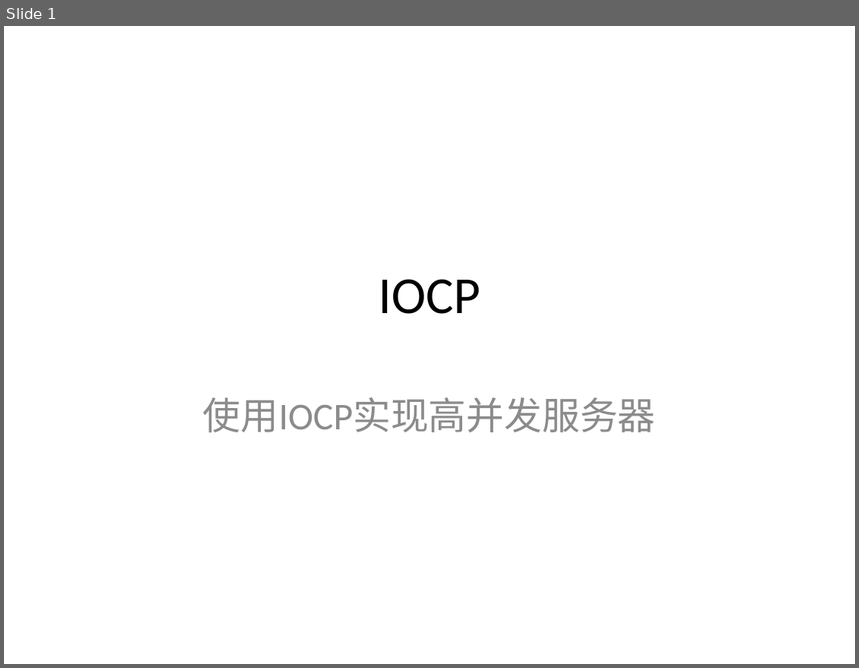
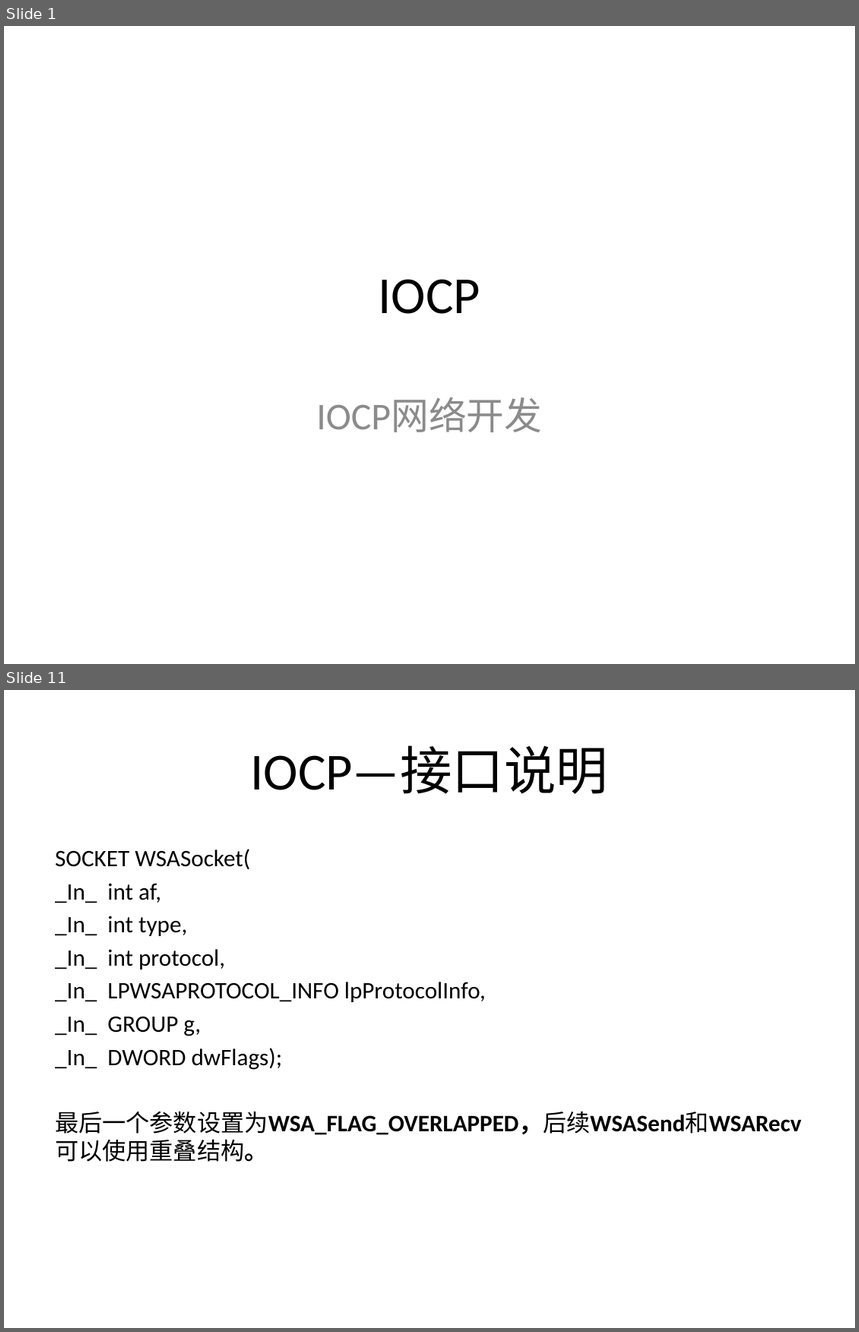
Before and after one commit to dxjeric/CompletionPort, a slide deck: Doc/IOCP.pptx. Shown one above the other, each under a label of ours: slide 1 before the commit, slides 1 and 11 after it; the slides between them are not shown. The pictures are 859x668 and 859x1332 pixels, drawn with LibreOffice and Linux fonts; fonts in the diff are those of the drawing; background and template pictures are left out. Boxes give left, top, right and bottom in pixels: in the first picture for what was removed or moved away, otherwise in the second. Text is boxed around its words. In the diff, an @@ line names an element or a change of style, - is before the commit and + after.

```diff
--- a/Doc/IOCP.pptx
+++ b/Doc/IOCP.pptx
@@ slide 11 added at [4,690,855,1328], background picture (left out) @@
@@ title added at [251,746,608,794], 44 pt, text #000000 @@
+IOCP—接口说明
@@ text added at [55,849,802,1162], 20 pt, text #000000 @@
+SOCKET WSASocket(
+_In_ int af,
+_In_ int type,
+_In_ int protocol,
+_In_ LPWSAPROTOCOL_INFO lpProtocolInfo,
+_In_ GROUP g,
+_In_ DWORD dwFlags);
+最后一个参数设置为WSA_FLAG_OVERLAPPED，后续WSASend和WSARecv可以使用重叠结构。
@@ slide 1 changed as well @@
@@ subtitle at [316,398,542,433]: text changed @@
-使用IOCP实现高并发服务器
+IOCP网络开发
```
Also in this commit, not shown: 13 other slides added.
